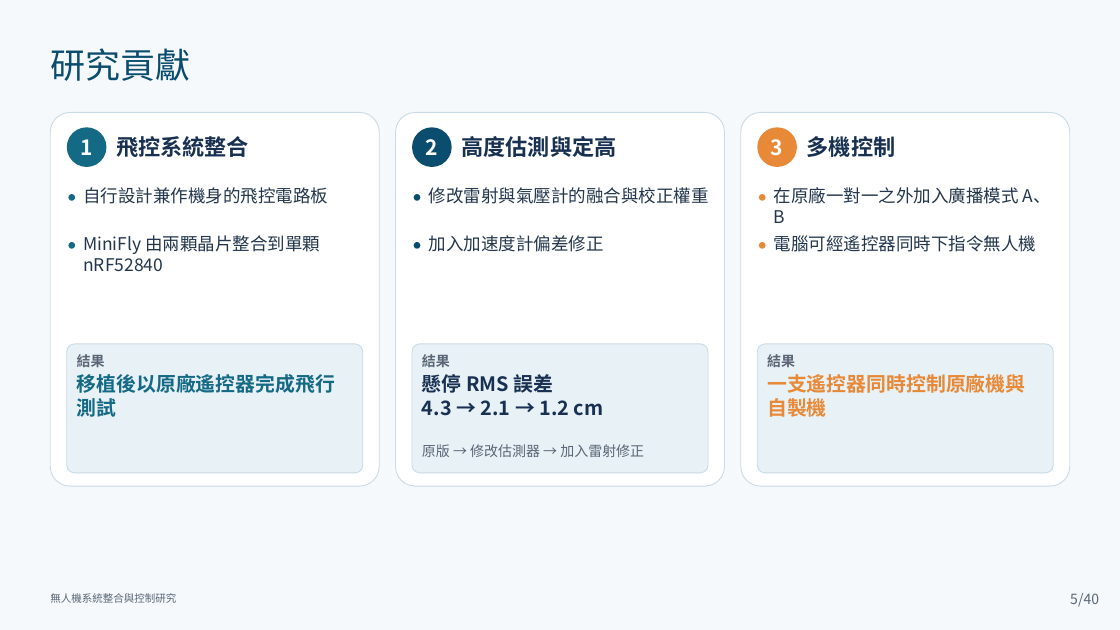
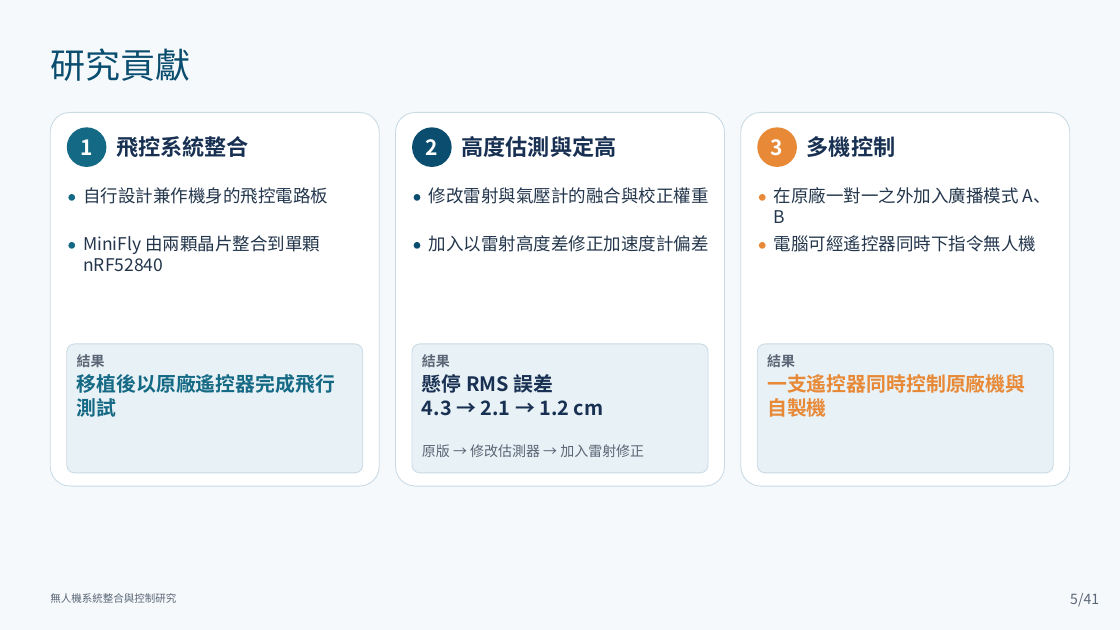
Before and after one commit to lingken1028/-, a slide deck: slide 5 of 無人機系統整合與控制研究_口試簡報 2.pptx. Drawn at 1120x630 pixels with LibreOffice and Linux fonts; fonts in the diff are those of the drawing. Boxes give left, top, right and bottom in pixels: in the first picture for what was removed or moved away, otherwise in the second. Text is boxed around its words. In the diff, an @@ line names an element or a change of style, - is before the commit and + after.

```diff
--- a/無人機系統整合與控制研究_口試簡報 2.pptx
+++ b/無人機系統整合與控制研究_口試簡報 2.pptx
@@ text at <box>429,235,709,252</box>: text changed @@
-加入加速度計偏差修正
+加入以雷射高度差修正加速度計偏差
@@ text at <box>1078,593,1099,607</box>: text changed @@
-/40
+/41
```
Also in this commit, not shown: 82 other slides changed, 2 slides added.
